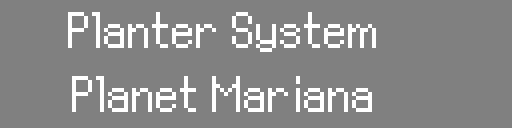
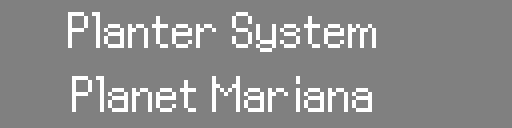
Layers edited between the first and the second 512x128 image:
added layer "render2.png #2" above "render1.png copy" over [184, 76, 188, 80]
added layer "render1.png copy" above "render2.png #1" over [156, 12, 312, 16]
hid "render2.png #1" over [184, 76, 188, 80]
hid "render1.png" over [156, 12, 312, 16]
